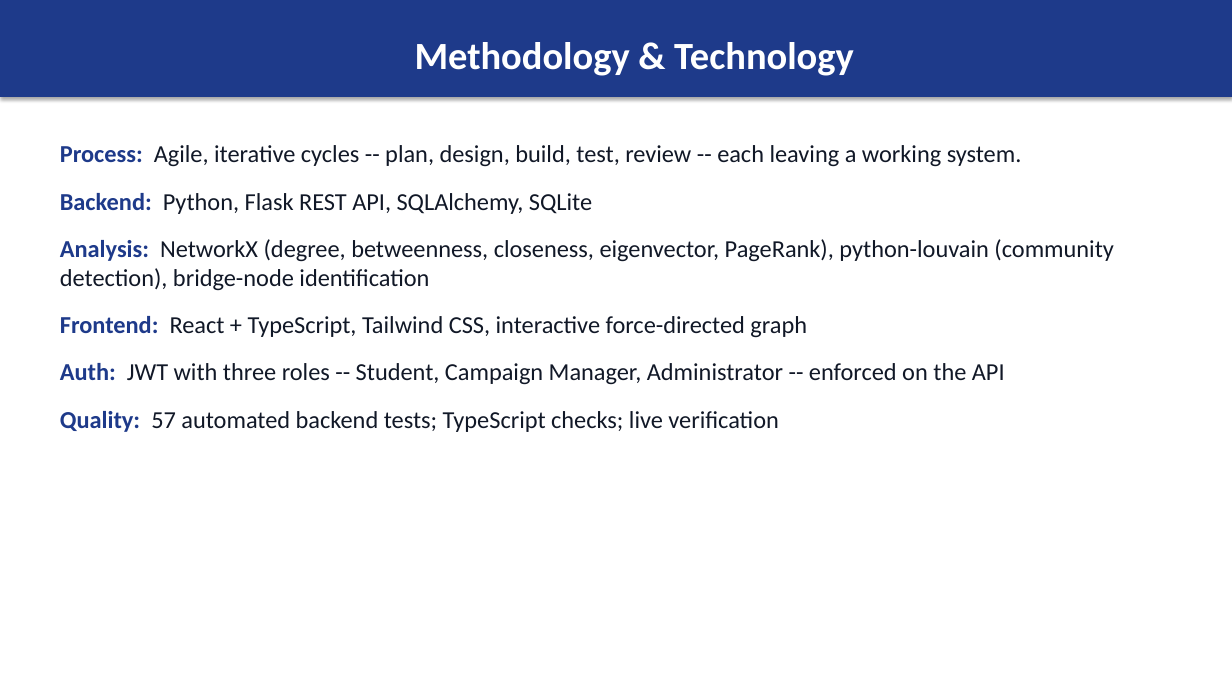
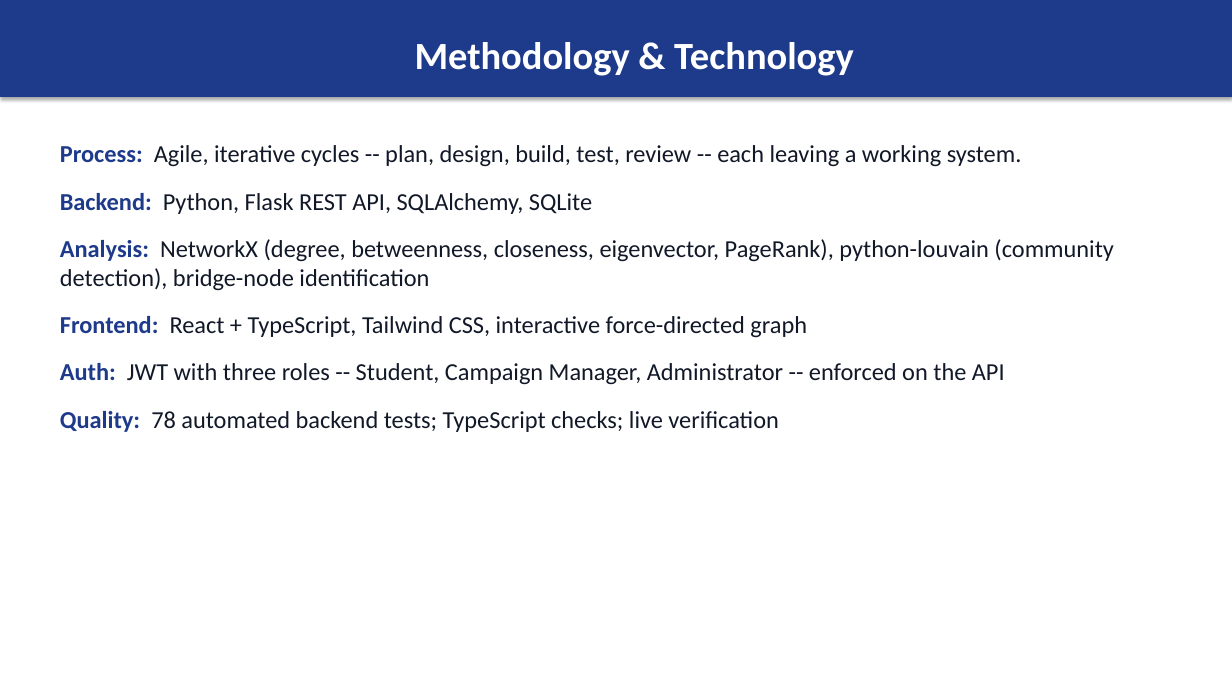
Before and after one commit to Kwakubenzy/UTAS_SNA_System, a slide deck: slide 6 of docs/UTAS_SNA_Defense_Presentation.pptx. Drawn at 1232x693 pixels with LibreOffice and Linux fonts; fonts in the diff are those of the drawing. Boxes give left, top, right and bottom in pixels: in the first picture for what was removed or moved away, otherwise in the second. Text is boxed around its words. In the diff, an @@ line names an element or a change of style, - is before the commit and + after.

```diff
--- a/docs/UTAS_SNA_Defense_Presentation.pptx
+++ b/docs/UTAS_SNA_Defense_Presentation.pptx
@@ text at (60, 411, 778, 432): text changed @@
-Quality: 57 automated backend tests; TypeScript checks; live verification
+Quality: 78 automated backend tests; TypeScript checks; live verification
```
Also in this commit, not shown: 4 other slides changed, 1 slide added, 1 other file.
